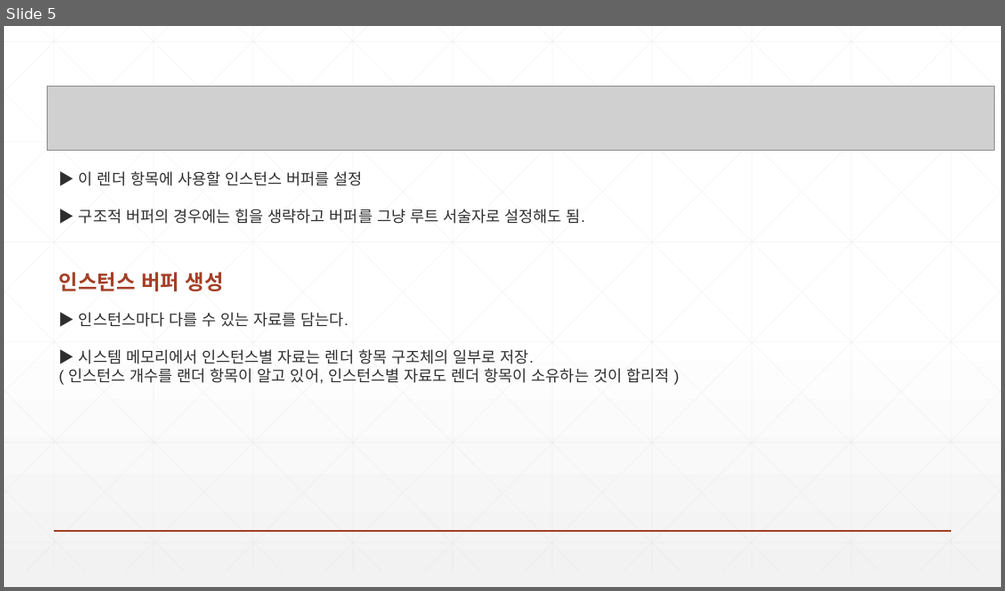
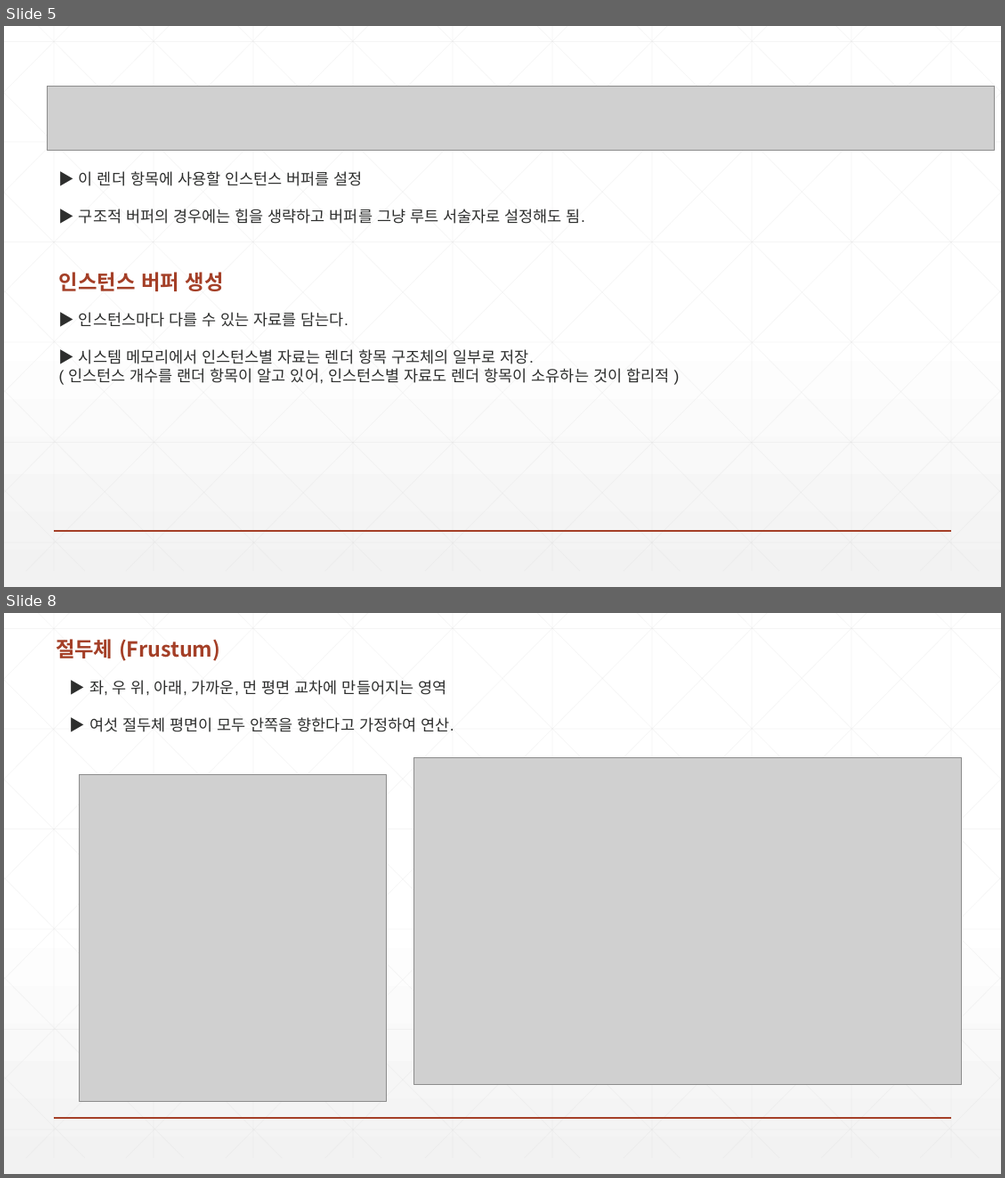
Before and after one commit to earthboom/CodingStudy, a slide deck: Common/Chapter16 InstancingAndCulling.pptx. Shown one above the other, each under a label of ours: slide 5 before the commit, slides 5 and 8 after it; the slides between them are not shown. The pictures are 1005x591 and 1005x1178 pixels, drawn with LibreOffice and Linux fonts; fonts in the diff are those of the drawing; grey boxes stand for pictures. Boxes give left, top, right and bottom in pixels: in the first picture for what was removed or moved away, otherwise in the second. Text is boxed around its words. In the diff, an @@ line names an element or a change of style, - is before the commit and + after.

```diff
--- a/Common/Chapter16 InstancingAndCulling.pptx
+++ b/Common/Chapter16 InstancingAndCulling.pptx
@@ slide 8 added at <box>4,613,1001,1174</box>, background gradient #FFFFFF to #F2F2F2; not listed: 47 template elements that a slide beside it also shows @@
@@ title added at <box>56,639,220,661</box>, 20 pt, text #A43F27, bold @@
+절두체 (Frustum)
@@ text added at <box>89,680,453,732</box>, 15 pt, text #2D2E2D @@
+▶ 좌, 우 위, 아래, 가까운, 먼 평면 교차에 만들어지는 영역
+▶ 여섯 절두체 평면이 모두 안쪽을 향한다고 가정하여 연산.
@@ picture added at <box>413,757,962,1084</box> @@
@@ picture added at <box>79,774,386,1102</box> @@
```
Also in this commit, not shown: 3 other slides added, 8 slides removed, 12 other files.
